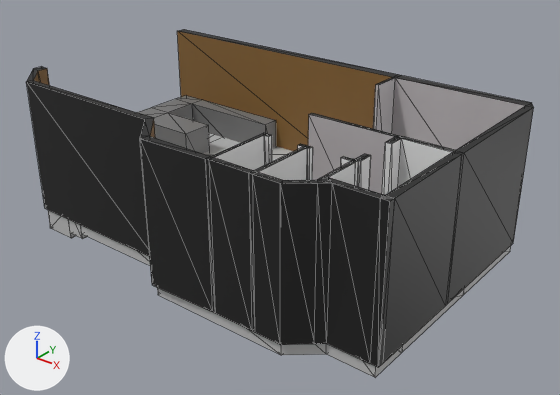
Renders of the glTF model Assets/Rooms/new_tavern.glb from each side of a commit.
Rendered twice from a 50 mm lens placed at (23.4, -33.4, 18.6), pointed at (1.7, -6.3, 1.8). The lights are fixed; the arrows at lower left show +X, +Y and +Z. Mesh edges are drawn as thin lines. Where no turn or scale is listed for an object, it has been applied to the vertices. Vertices at the same position are counted once.

Before the edit, the objects in view are built like this:
```python
me_cube_006 = bpy.data.meshes.new('Cube.006')
me_cube_006.from_pydata(...)  # 156 vertices, 310 faces; spans x -11.3..11.5, y -13.9..0.4, z 0.0..7.0
# faces by material slot: [9, 14, 41, 52, 194]
me_cube_006.materials.append(mat_base)  # white #e7e7e7
me_cube_006.materials.append(mat_basicwood)  # brown #856233
me_cube_006.materials.append(mat_basicback)  # grey #beb9bb
me_cube_006.materials.append(mat_basictoilet)  # white #e7e7e7
me_cube_006.materials.append(mat_oustside)  # black #1c1c1c
me_cube_007 = bpy.data.meshes.new('Cube.007')
me_cube_007.from_pydata(...)  # 106 vertices, 207 faces; spans x -11.5..11.3, y -13.6..0.1, z -1.2..1.4
me_cube_007.materials.append(mat_basicfloor)  # light grey #bfbfbf
me_cube_008 = bpy.data.meshes.new('Cube.008')
me_cube_008.from_pydata(...)  # 24 vertices, 44 faces; spans x -10.75..-3.42, y -5.03..-0.17, z -0.73..2.96
me_cube_008.materials.append(mat_basiccounter)  # grey #777777
# before: 20 (-3.42, -0.17, -0.73), 21 (-3.42, -0.17, 2.96) at pixel (276, 120), 22 (-3.42, -1.14, -0.73), 23 (-3.42, -1.14, 2.96) at pixel (265, 124)
ob_counter_002 = bpy.data.objects.new('Counter.002', me_cube_008)
ob_counter_002.location = (0.0, 0.0, 0.0)
ob_floor_002 = bpy.data.objects.new('Floor.002', me_cube_007)
ob_floor_002.location = (0.0, 0.0, 0.0)
ob_room_002 = bpy.data.objects.new('Room.002', me_cube_006)
ob_room_002.location = (0.0, 0.0, 0.0)
```
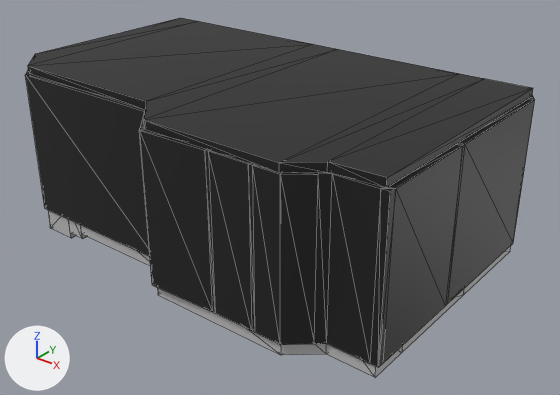
Where the change shows, as pixel boxes [x1, y1, x2, y2] in the pictures (560 x 395 px; the box of a moved part takes in the faces that stretch with it):
'Room.002', mesh rescaled: before [26, 29, 534, 367]; after [25, 70, 535, 367]
'Cube', added (black): after [28, 18, 533, 188]
'Counter.002', reshaped (not visible afterwards): before [137, 95, 276, 154]
part 2 of me_cube_008, moved or reshaped (not visible afterwards): before [192, 100, 276, 147]

What the commit changed:
Material 'BasicCeiling' (mat_basicceiling) is new.
Its base color is (0.8, 0.8, 0.8) (white #e7e7e7).
me_cube_006 has 156 vertices, 310 faces and spans x -11.3..11.5, y -13.9..0.4, z 0.0..7.0.
me_cube_006 is used by ob_room_002; location (0.0, 0.0, 0.0).
me_cube_006 part 1: the whole mesh is scaled about the mesh origin by (1, 1, 1.05).
me_cube_008 has 24 vertices, 44 faces and spans x -10.75..-3.42, y -5.03..-0.17, z -0.73..2.96.
me_cube_008 is used by ob_counter_002; location (0.0, 0.0, 0.0).
Part 2, on me_cube_008:
Vertices 20 to 23 of me_cube_008 move by (7.63, 0.0, 0.0).
Mesh me_cube_010 is new.
It has 28 vertices, 52 faces and spans x -11.2..11.3, y -13.6..0.1, z -0.2..0.2.
Faces by material slot: [40, 12].
It uses material mat_oustside (black #1c1c1c).
It uses material mat_basicceiling (white #e7e7e7).
Object 'Cube' (ob_cube) is new; it shows me_cube_010.
Its location is (0.0, 0.0, 7.56).
